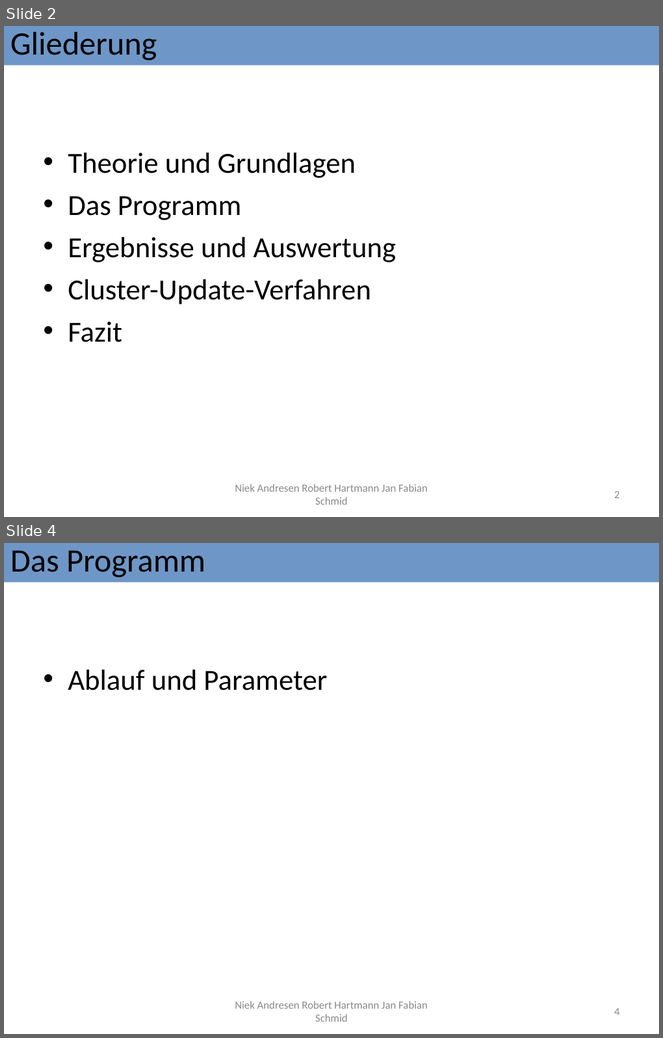
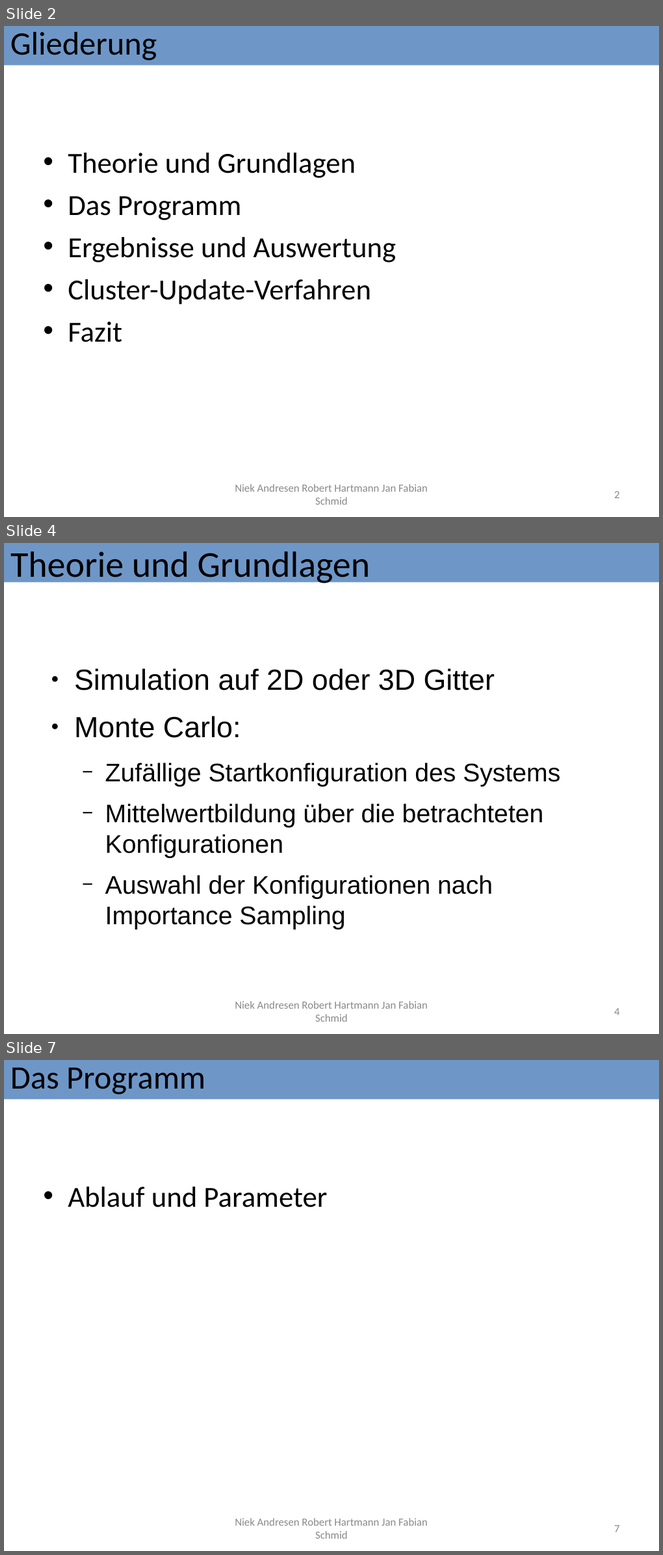
Before and after one commit to Fabse92/ising, a slide deck: Ausarbeitung/IsingModell+auswertung_versuch2.odp. Shown one above the other, each under a label of ours: slides 2 and 4 before the commit, slides 2, 4 and 7 after it; the slides between them are not shown. The pictures are 663x1038 and 663x1555 pixels, drawn with LibreOffice and Linux fonts; fonts in the diff are those of the drawing. Boxes give left, top, right and bottom in pixels: in the first picture for what was removed or moved away, otherwise in the second. Text is boxed around its words. In the diff, an @@ line names an element or a change of style, - is before the commit and + after.

```diff
--- a/Ausarbeitung/IsingModell+auswertung_versuch2.odp
+++ b/Ausarbeitung/IsingModell+auswertung_versuch2.odp
@@ slide 4 added at (4, 543, 659, 1034), background #FFFFFF @@
@@ title added at (4, 543, 659, 582), fill #4F81BD at 82% opacity, 40 pt, text #000000 @@
+Theorie und Grundlagen
@@ text added at (74, 668, 560, 930), 28 pt, text #000000 @@
+● Simulation auf 2D oder 3D Gitter
+● Monte Carlo:
+  − Zufällige Startkonfiguration des Systems
+  − Mittelwertbildung über die betrachteten Konfigurationen
+  − Auswahl der Konfigurationen nach Importance Sampling
@@ text added at (235, 1001, 428, 1022), 12 pt, text #898989 @@
+Niek Andresen Robert Hartmann Jan Fabian Schmid
@@ page number added at (614, 1008, 620, 1016), 12 pt, text #898989 @@
+4
@@ what was slide 4 is now slide 7 @@
@@ page number at (614, 1525, 620, 1533): text changed @@
-4
+7
```
Also in this commit, not shown: 5 slides changed, 2 other slides added, 1 other file.
